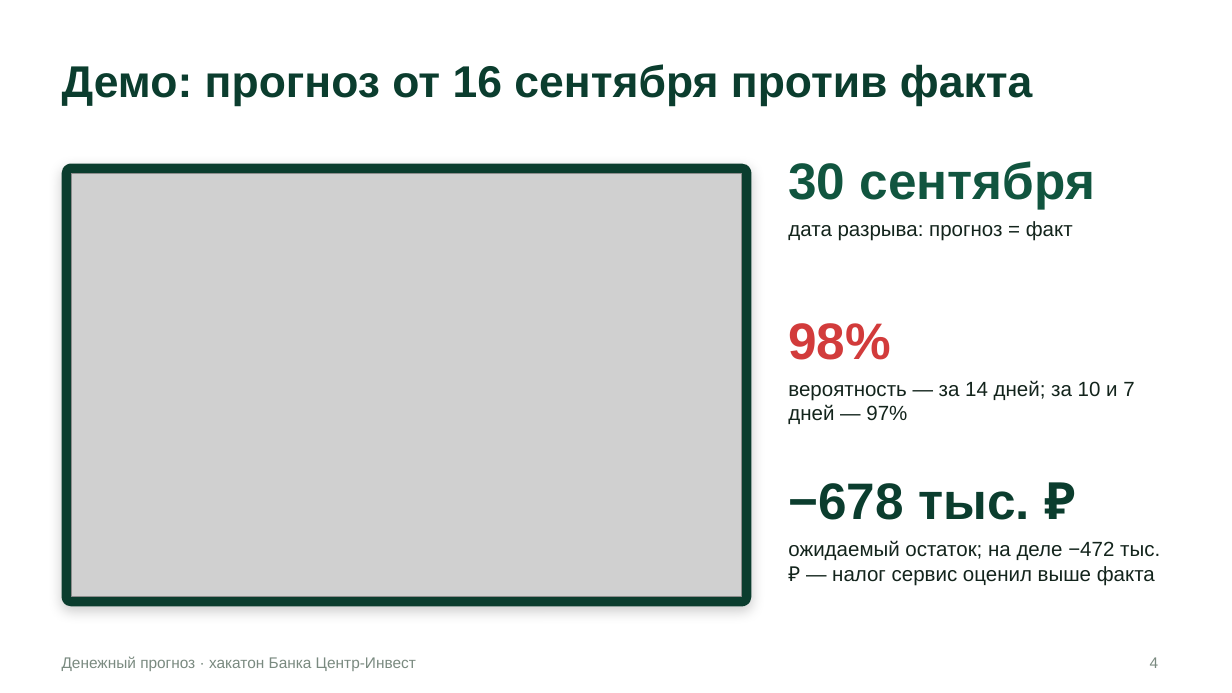
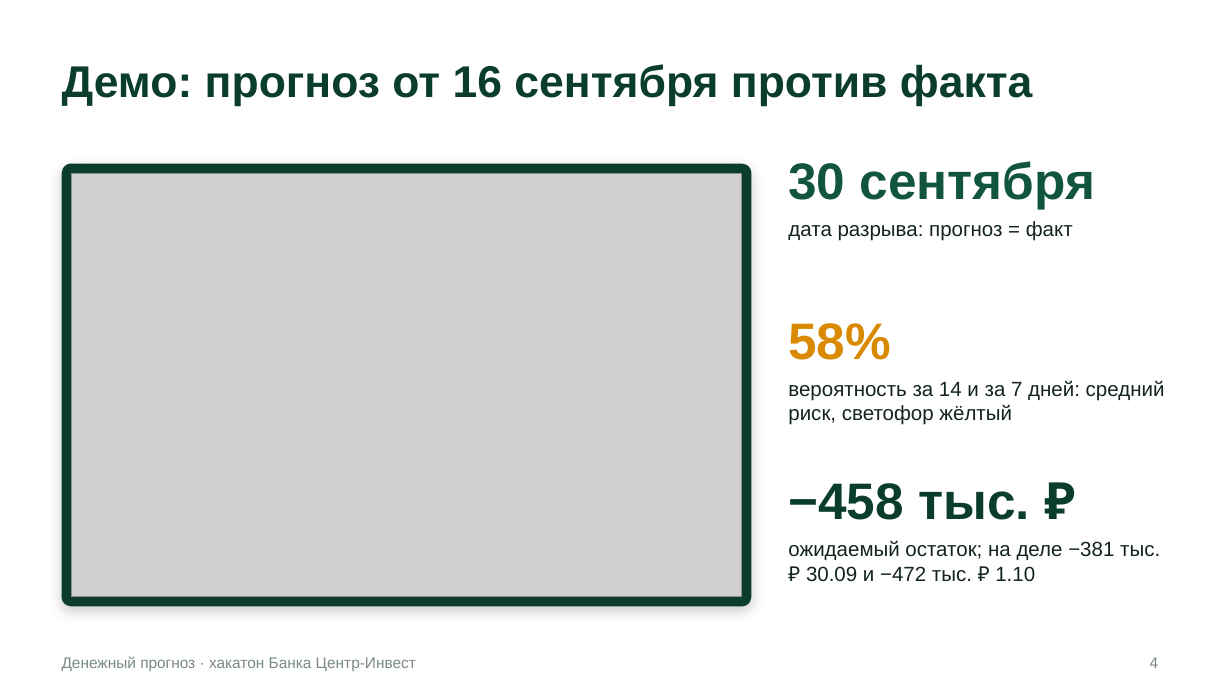
Before and after one commit to VaDex-web/cashflow, a slide deck: slide 4 of docs/presentation.pptx. Drawn at 1232x693 pixels with LibreOffice and Linux fonts; fonts in the diff are those of the drawing; grey boxes stand for pictures. Boxes give left, top, right and bottom in pixels: in the first picture for what was removed or moved away, otherwise in the second. Text is boxed around its words. In the diff, an @@ line names an element or a change of style, - is before the commit and + after.

Commit message:
Презентация и демо по свежим отчётам: таблица против «остаток не изменится» вместо «16% против 21%», история C124 на новой модели (30.09, 58%, −458 тыс. против факта −381 тыс.), источники — «частично, на тестовых выгрузках», «18% → 86%» подписано как синтетическая компания, без обещаний публичной ссылки, выступление 3:50 с коротким демо; сценарий выступления и 10 ответов жюри, история демо, архитектура (без «уточнить», развёртывание Docker + Caddy), скриншоты; отчёт об эффекте источников пересчитан

```diff
--- a/docs/presentation.pptx
+++ b/docs/presentation.pptx
@@ text at <box>788,323,891,360</box>: text changed; text colour #D23B3B to #D98A00 @@
-98%
+58%
@@ text at <box>788,380,1165,425</box>: text changed @@
-вероятность — за 14 дней; за 10 и 7 дней — 97%
+вероятность за 14 и за 7 дней: средний риск, светофор жёлтый
@@ text at <box>788,483,1030,520</box>: text changed @@
-−678 тыс. ₽
+−458 тыс. ₽
@@ text at <box>788,540,1160,582</box>: text changed @@
-ожидаемый остаток; на деле −472 тыс. ₽ — налог сервис оценил выше факта
+ожидаемый остаток; на деле −381 тыс. ₽ 30.09 и −472 тыс. ₽ 1.10
```
Also in this commit, not shown: 9 other slides changed, 26 other files.
